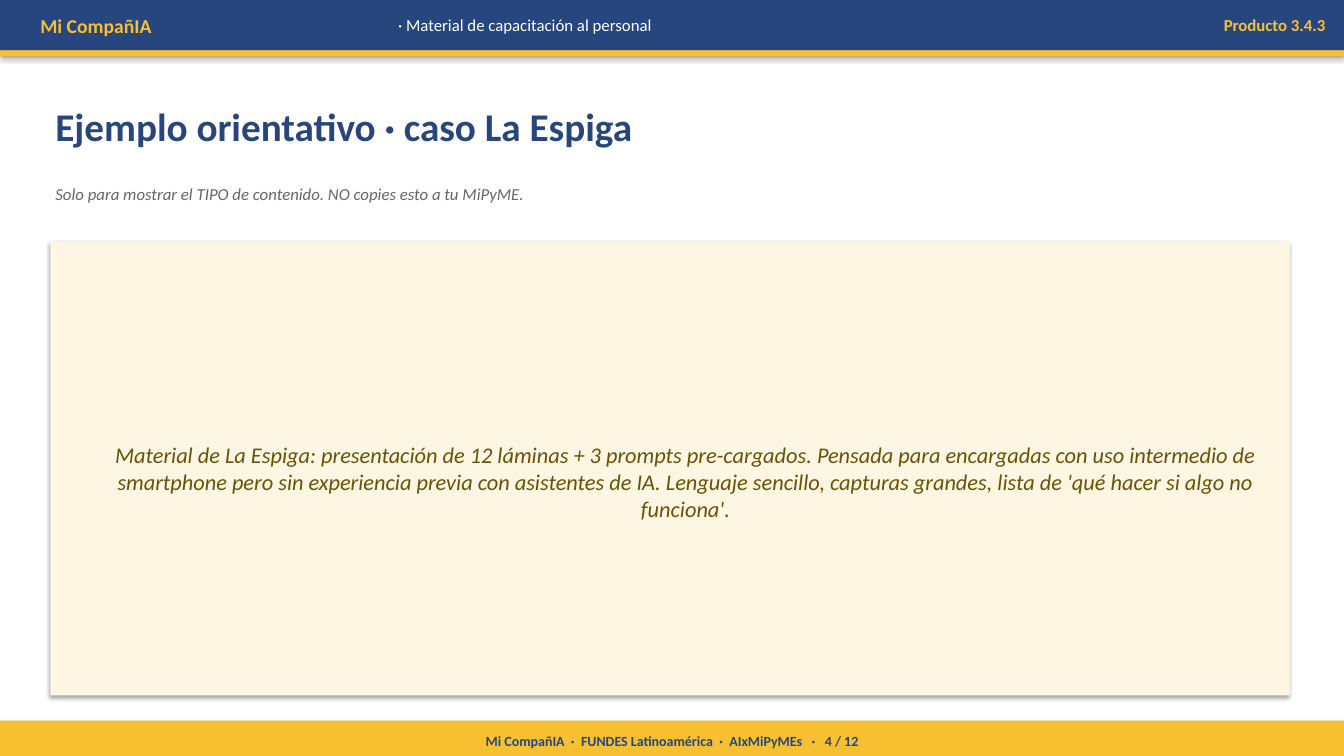
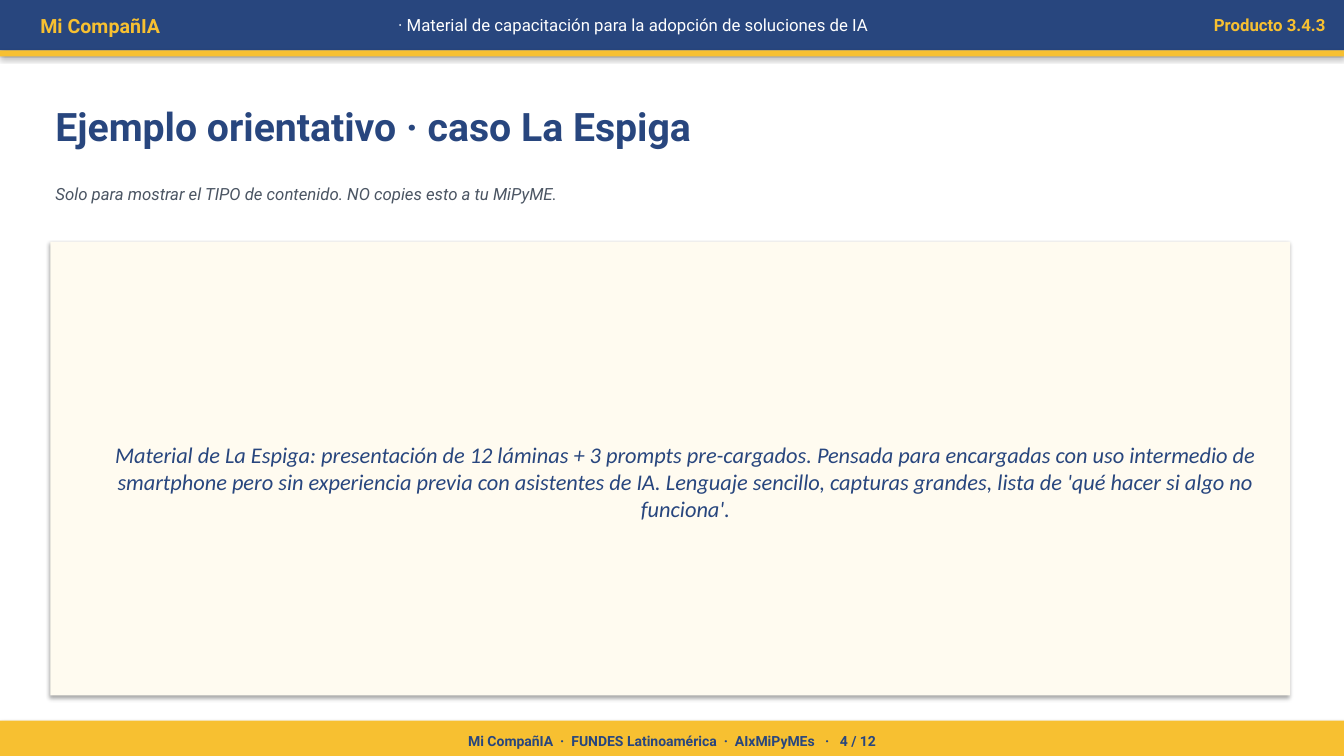
Before and after one commit to oymguerrero/manuales-ec-fundes, a slide deck: slide 4 of estandar-a/templates/3-4-3-material-capacitacion.pptx. Drawn at 1344x756 pixels with LibreOffice and Linux fonts; fonts in the diff are those of the drawing. Boxes give left, top, right and bottom in pixels: in the first picture for what was removed or moved away, otherwise in the second. Text is boxed around its words. In the diff, an @@ line names an element or a change of style, - is before the commit and + after.

```diff
--- a/estandar-a/templates/3-4-3-material-capacitacion.pptx
+++ b/estandar-a/templates/3-4-3-material-capacitacion.pptx
@@ text at [407, 18, 868, 35]: text changed; font Calibri to Roboto @@
-· Material de capacitación al personal
+· Material de capacitación para la adopción de soluciones de IA
@@ text "Solo para mostrar el TIPO ..." at [55, 187, 557, 204]: font Calibri to Roboto, text colour #666666 to #4B5563 @@
@@ rectangle "Material de La Espiga: presentación ..." at [50, 242, 1291, 696]: text colour #6A5208 to #28467E; fill #FDF6E3 to #FFFBF0 @@
@@ font Calibri to Roboto in 4 elements at [40, 18, 161, 37], [1214, 18, 1326, 31], [55, 111, 691, 150], [468, 735, 876, 749] @@
```
Also in this commit, not shown: 11 other slides changed, 18 other files.
